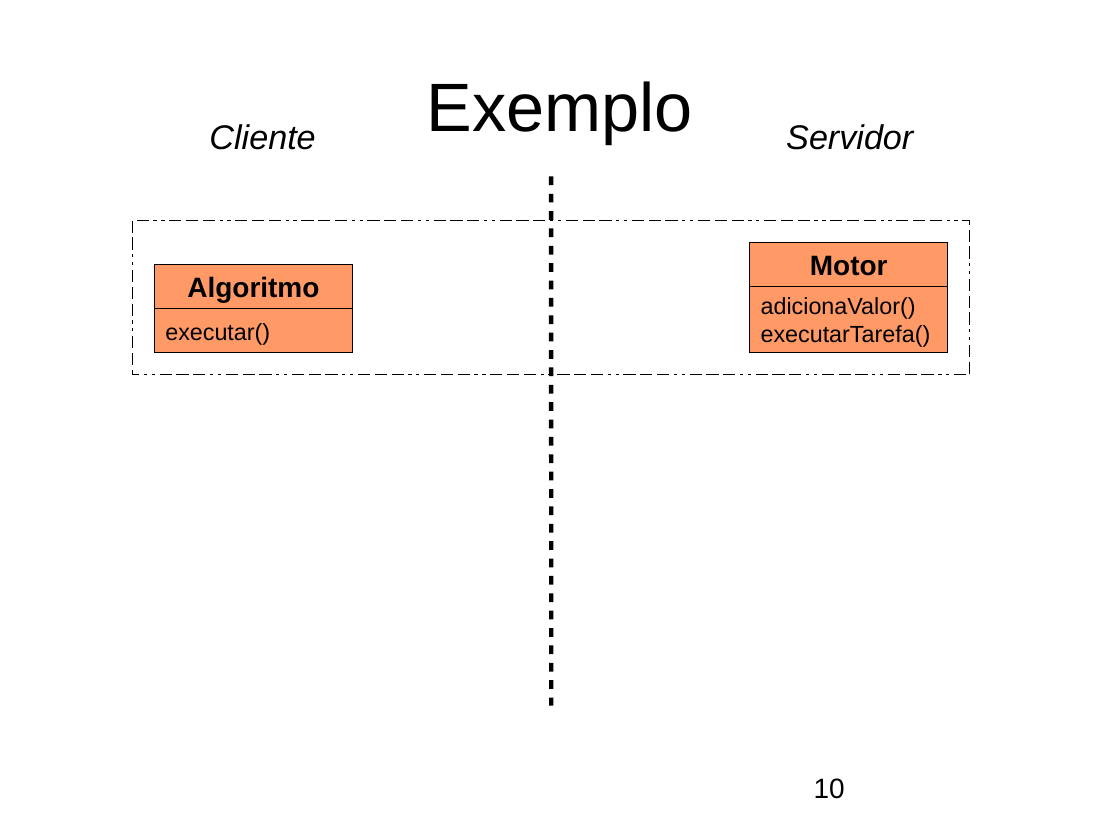
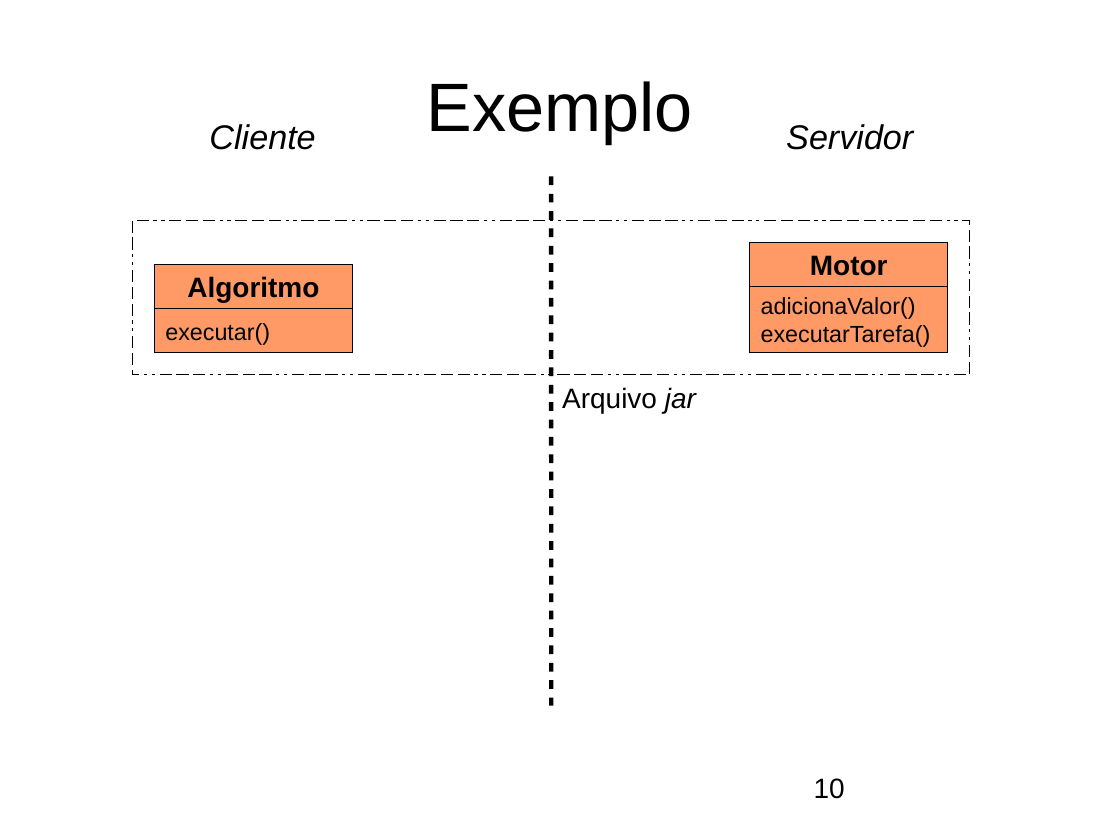
Before and after one commit to andrenho/andrenho, a slide deck: slide 10 of academia/trabalhos/execucao_remota.odp. Drawn at 1120x840 pixels with LibreOffice and Linux fonts; fonts in the diff are those of the drawing; background and template pictures are left out. Boxes give left, top, right and bottom in pixels: in the first picture for what was removed or moved away, otherwise in the second. Text is boxed around its words. In the diff, an @@ line names an element or a change of style, - is before the commit and + after.

```diff
--- a/academia/trabalhos/execucao_remota.odp
+++ b/academia/trabalhos/execucao_remota.odp
@@ text added at <box>562,387,696,413</box>, 18 pt, text #000000 @@
+Arquivo jar
```
Also in this commit, not shown: 15 other slides changed, 3 slides added, 11 other files.
